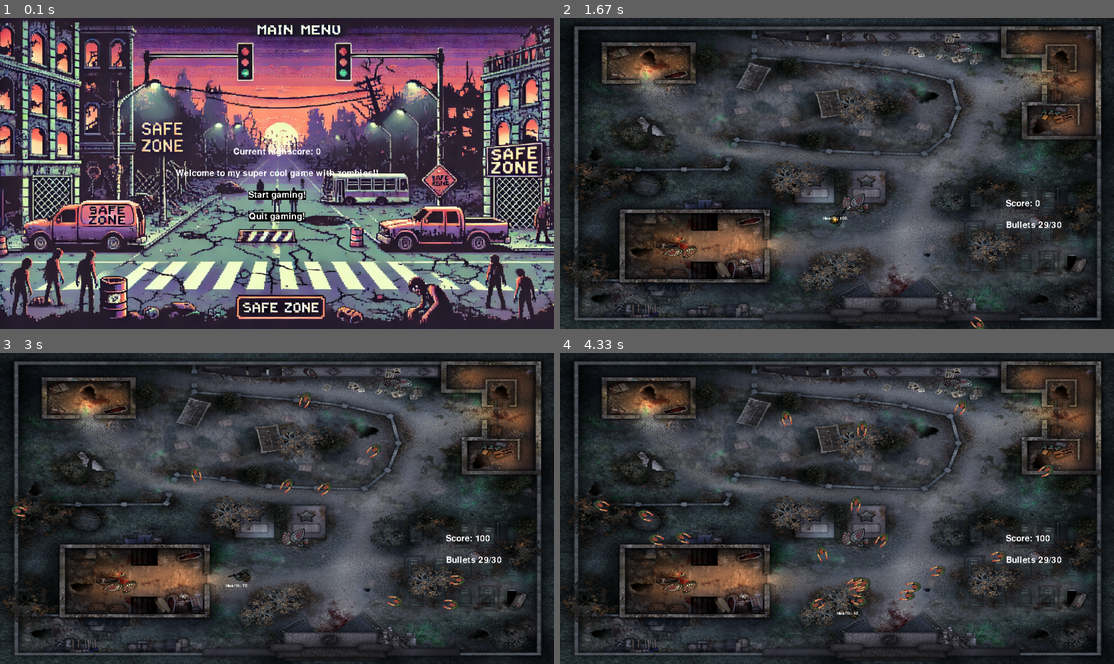
Above: before the commit, frames 1-4 (two rows, left to right).
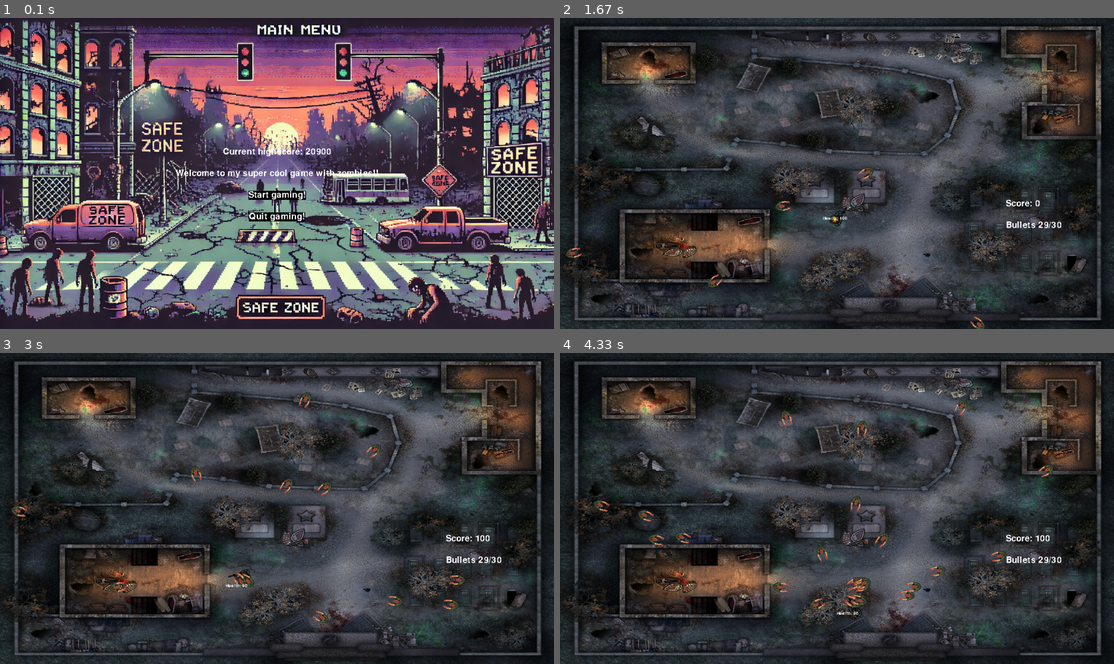
Above: after the commit, the same moments.

Repository: malariaparasiet/soloGame
Game: pygame game, started from main.py
The game is run twice, just before and just after one commit, with the same random seed, the same clock (stepped at 60 frames per second) and the same inputs.
Inputs (mouse positions are in pixels of both pictures, inside the frame that each line leads up to):
- Up to frame 1 (0.1 s): no input
- Up to frame 2 (1.67 s): click "Start gaming!" at 0.95 s; hold Q from 1.23 s (still down); hold S from 1.23 s (still down); move the mouse to (909, 89) at 1.27 s
- Up to frame 3 (3 s): release Q at 1.7 s; release S at 1.7 s; hold S 1.73-2.2 s; move the mouse to (182, 580) at 1.77 s; tap U at 1.88 s; hold A 2.23-2.63 s; move the mouse to (299, 545) at 2.27 s; hold W from 2.67 s (still down); move the mouse to (132, 604) at 2.7 s
- Up to frame 4 (4.33 s): release W at 3.03 s; hold D 3.07-3.7 s; move the mouse to (648, 583) at 3.1 s; tap U at 3.22 s; hold S 3.73-4.1 s; move the mouse to (659, 552) at 3.77 s; hold A from 4.13 s (still down); move the mouse to (770, 483) at 4.17 s

The runs differ from the first frame. In frame 1, 0.2% of the frame differs, in the area x 40-60%, y 41-45%; in frame 2, 0.2%; in frame 3, 0.2%; in frame 4, 0.1%.

Commit message:
geen debug dingen in prod

Diff:
--- a/main.py
+++ b/main.py
@@ -101,14 +101,6 @@
         if player.health <= 0:
             menus.killedMenuActive = True
 
-        # Debug-opties voor vijanden en spelergezondheid
-        keys = pygame.key.get_pressed()
-        if keys[pygame.K_q] and enemy.enemyList:
-            enemy.enemyList.pop(0)  # Verwijder de eerste vijand uit de lijst
-            logging.debug(f"EnemyList na het verwijderen van [0]: {enemy.enemyList}")
-        if keys[pygame.K_u] and player.health > 0:
-            player.health -= 25  # Verminder gezondheid van de speler voor testdoeleinden
-
         # Update display en houd de framerate constant
         pygame.display.flip()
         clock.tick(60)
--- a/score.json
+++ b/score.json
@@ -1,3 +1,3 @@
 {
-    "max_score": 0
+    "max_score": 20900
 }
